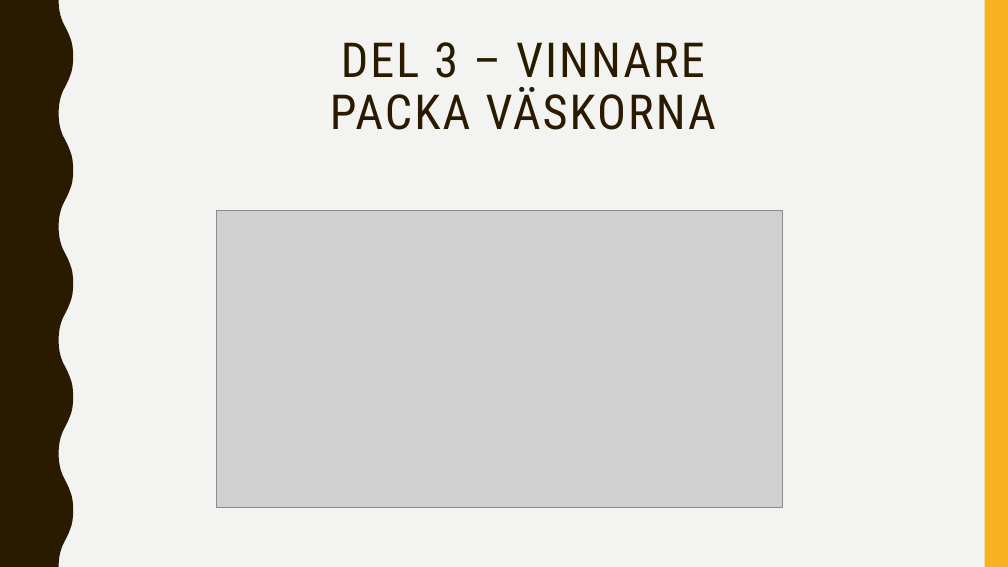
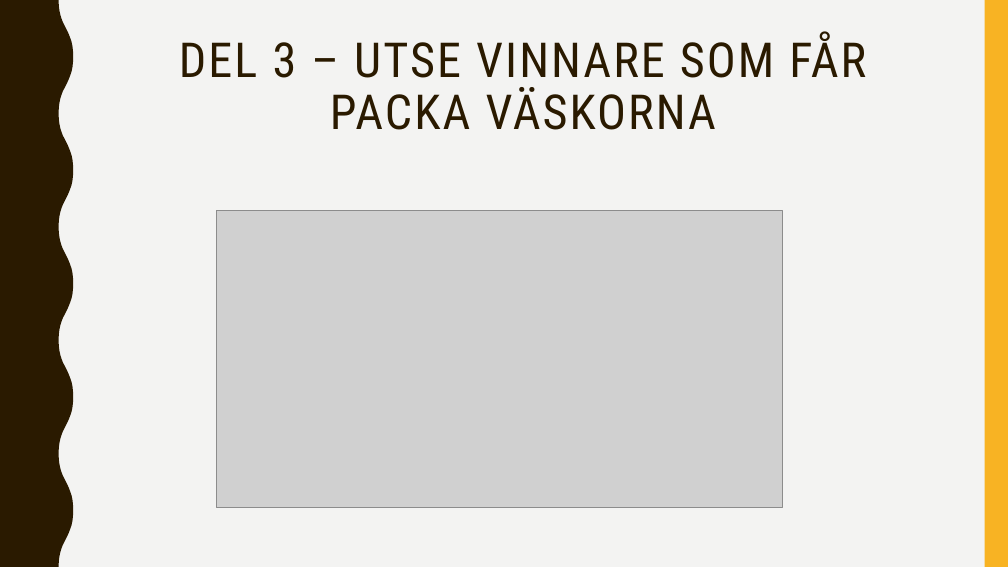
Before and after one commit to abbjetmus/programmering, a slide deck: slide 16 of Blogg-Projektet/Bygga-Blogg.pptx. Drawn at 1008x567 pixels with LibreOffice and Linux fonts; fonts in the diff are those of the drawing; grey boxes stand for pictures. Boxes give left, top, right and bottom in pixels: in the first picture for what was removed or moved away, otherwise in the second. Text is boxed around its words. In the diff, an @@ line names an element or a change of style, - is before the commit and + after.

```diff
--- a/Blogg-Projektet/Bygga-Blogg.pptx
+++ b/Blogg-Projektet/Bygga-Blogg.pptx
@@ title at <box>179,33,866,130</box>: text changed @@
-DEL 3 – VINNARE
-PACKA VÄSKORNA
+DEL 3 – UTSE VINNARE SOM FÅR
+PACKA VÄSKORNA
```
Also in this commit, not shown: 3 other slides changed.
